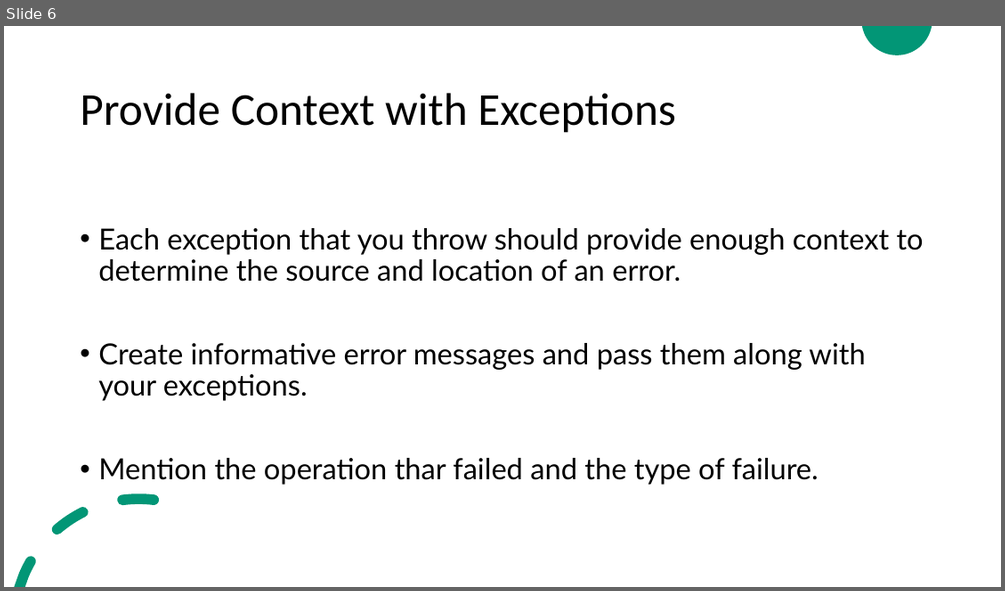
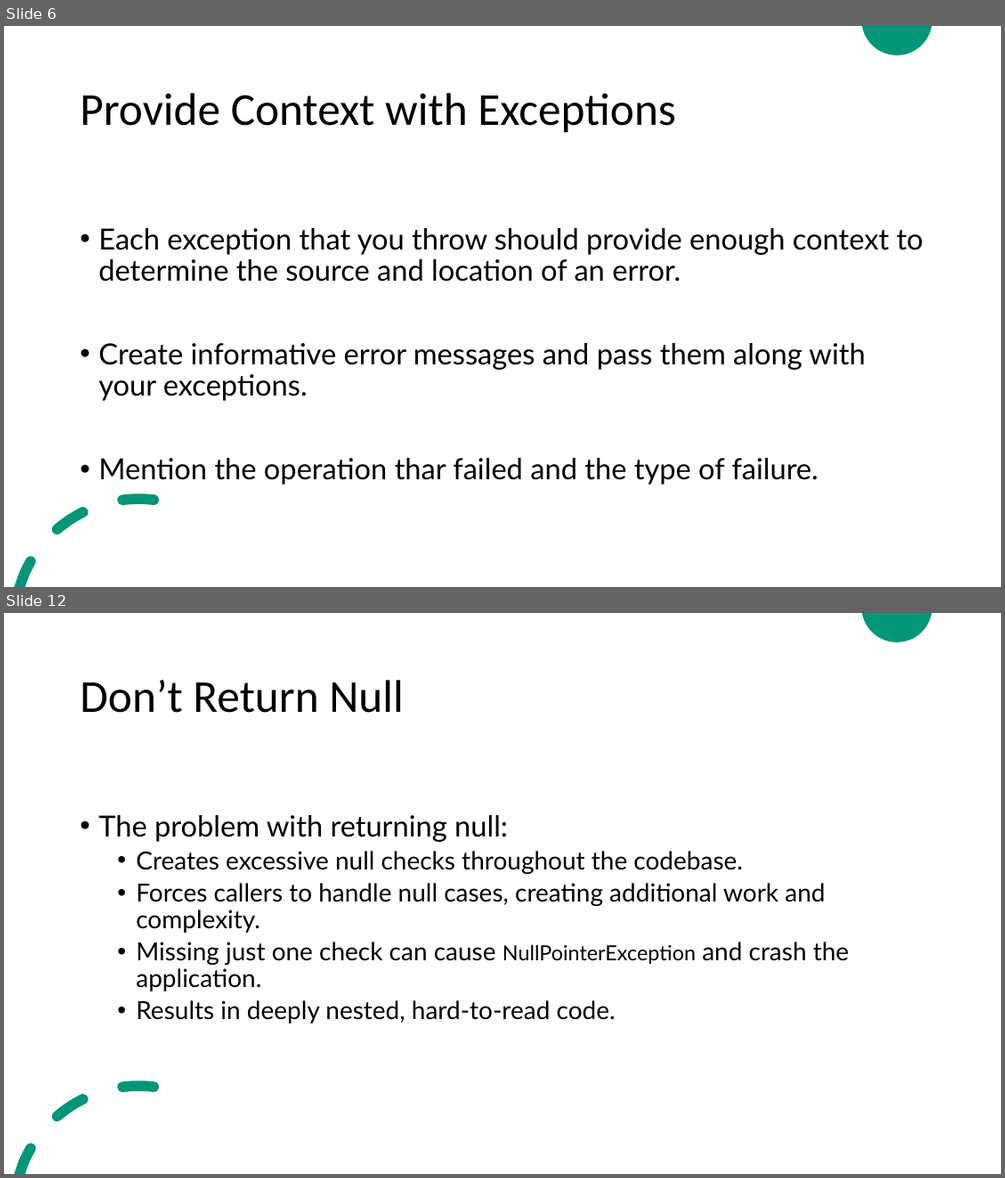
Before and after one commit to ZeinaZayed4/clean-code, a slide deck: Clean Code - Chapter 7.pptx. Shown one above the other, each under a label of ours: slide 6 before the commit, slides 6 and 12 after it; the slides between them are not shown. The pictures are 1005x591 and 1005x1178 pixels, drawn with LibreOffice and Linux fonts; fonts in the diff are those of the drawing. Boxes give left, top, right and bottom in pixels: in the first picture for what was removed or moved away, otherwise in the second. Text is boxed around its words. In the diff, an @@ line names an element or a change of style, - is before the commit and + after.

```diff
--- a/Clean Code - Chapter 7.pptx
+++ b/Clean Code - Chapter 7.pptx
@@ slide 12 added at (x1=4, y1=613, x2=1001, y2=1174), background #FFFFFF; not listed: 2 template elements that a slide beside it also shows @@
@@ title added at (x1=80, y1=680, x2=404, y2=713), 44 pt, text #000000 @@
+Don’t Return Null
@@ text added at (x1=98, y1=815, x2=849, y2=1023), 24 pt, text #000000 @@
+• The problem with returning null:
+  • Creates excessive null checks throughout the codebase.
+  • Forces callers to handle null cases, creating additional work and complexity.
+  • Missing just one check can cause NullPointerException and crash the application.
+  • Results in deeply nested, hard-to-read code.
```
Also in this commit, not shown: 8 other slides added.
